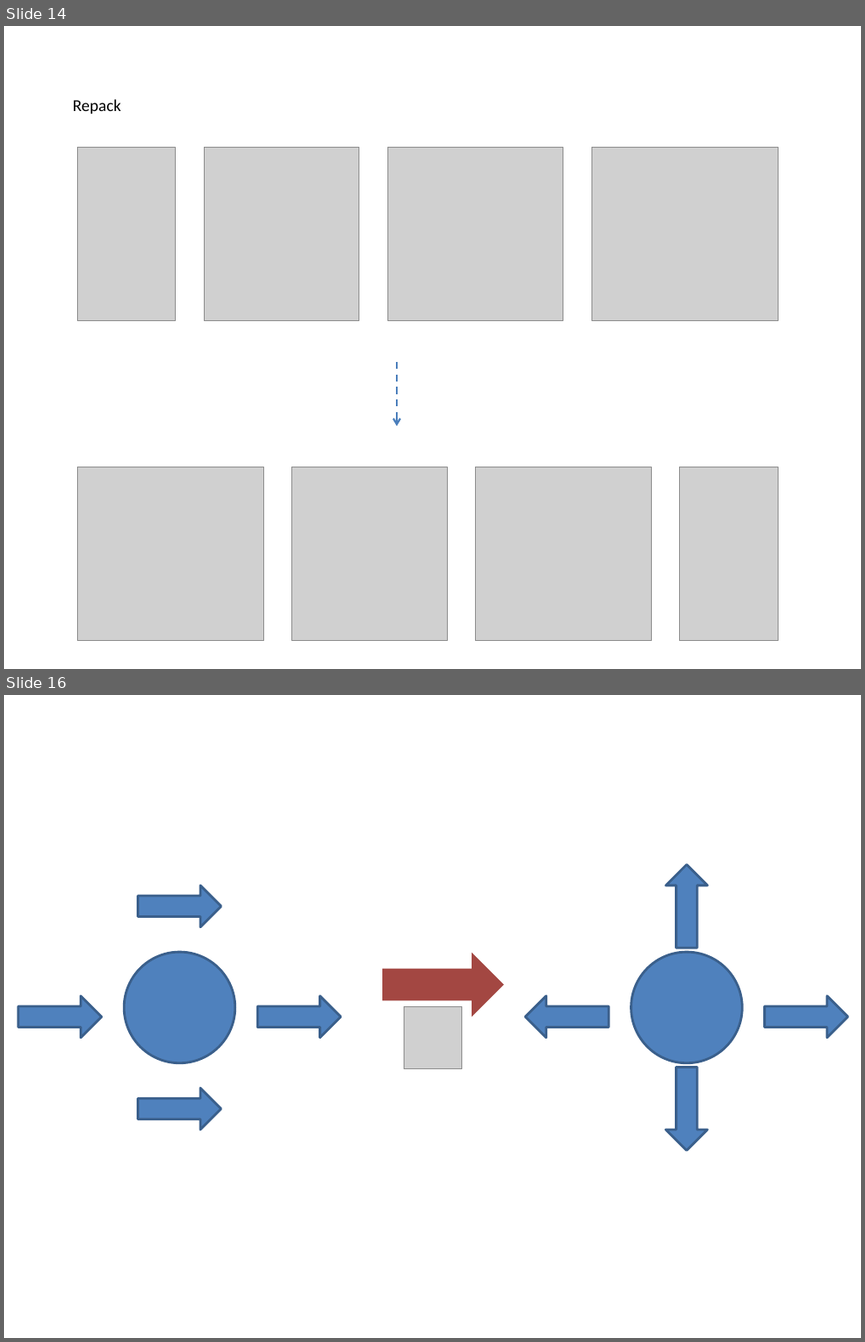
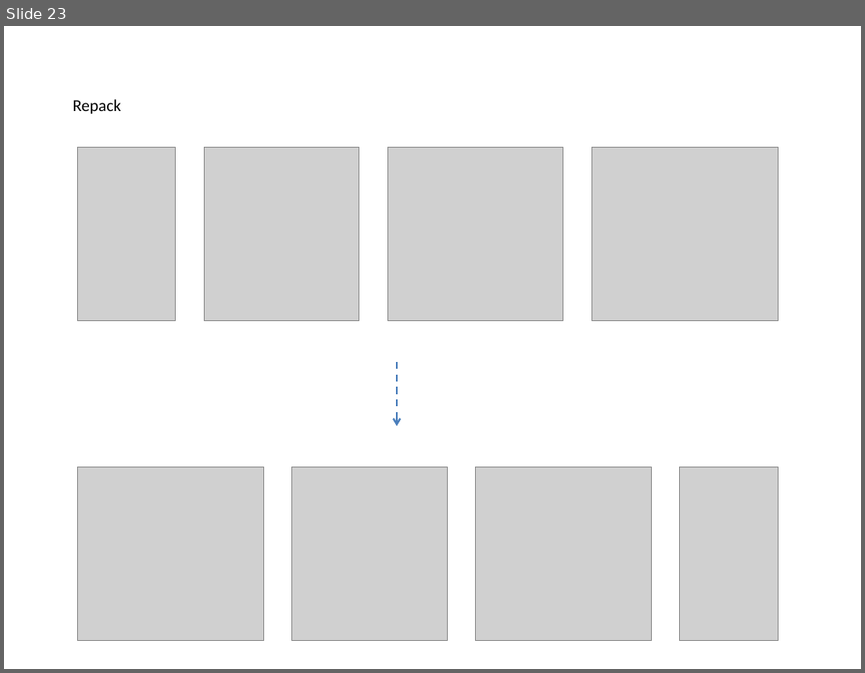
Before and after one commit to PowerPointLabs/PowerPointLabs, a slide deck: doc/Examples-PositionsLab.pptx. Shown one above the other, each under a label of ours: slides 14 and 16 before the commit, slide 23 after it; the slides between them are not shown. The pictures are 865x1342 and 865x673 pixels, drawn with LibreOffice and Linux fonts; fonts in the diff are those of the drawing; grey boxes stand for pictures. Boxes give left, top, right and bottom in pixels: in the first picture for what was removed or moved away, otherwise in the second. Text is boxed around its words. In the diff, an @@ line names an element or a change of style, - is before the commit and + after.

```diff
--- a/doc/Examples-PositionsLab.pptx
+++ b/doc/Examples-PositionsLab.pptx
@@ slide 16 removed at (x1=4, y1=695, x2=861, y2=1338), background #FFFFFF @@
@@ right arrow removed at (x1=665, y1=865, x2=708, y2=947) @@
@@ right arrow removed at (x1=137, y1=885, x2=221, y2=927) @@
@@ ellipse removed at (x1=124, y1=952, x2=235, y2=1063) @@
@@ down arrow removed at (x1=382, y1=953, x2=504, y2=1017) @@
@@ ellipse removed at (x1=631, y1=952, x2=743, y2=1063) @@
@@ right arrow removed at (x1=18, y1=996, x2=102, y2=1038) @@
@@ right arrow removed at (x1=257, y1=996, x2=341, y2=1038) @@
@@ right arrow removed at (x1=525, y1=996, x2=608, y2=1038) @@
@@ right arrow removed at (x1=765, y1=996, x2=848, y2=1038) @@
@@ picture removed at (x1=404, y1=1006, x2=461, y2=1068) @@
@@ right arrow removed at (x1=665, y1=1066, x2=708, y2=1150) @@
@@ right arrow removed at (x1=137, y1=1088, x2=221, y2=1129) @@
@@ what was slide 14 is now slide 23 @@
```
Also in this commit, not shown: 1 slide changed, 13 slides added, 1 other slide removed.
